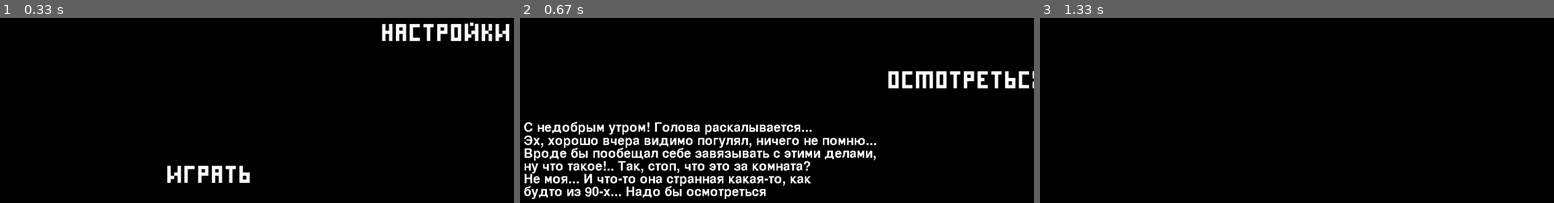
Above: before the commit, frames 1-3 (left to right).
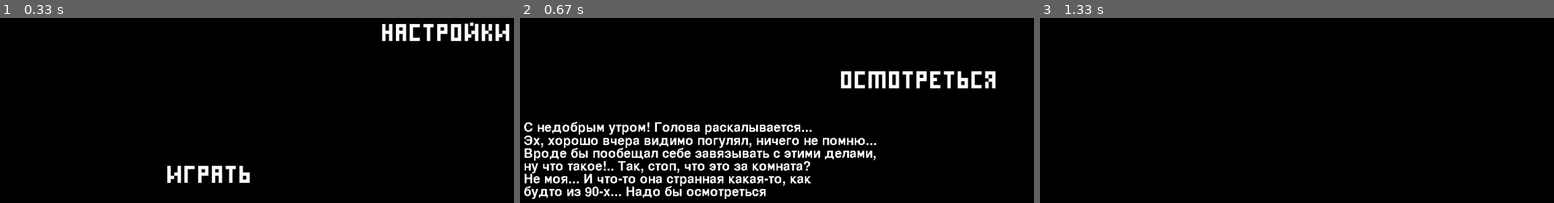
Above: after the commit, the same moments.

Repository: justxale/pygame-cyphered
Game: pygame game, started from main.py
Same seed, same stepped clock (60 frames per second), same inputs: the game is played once before the commit and once after it.
Inputs (mouse positions are in pixels of both pictures, inside the frame that each line leads up to):
- Up to frame 1 (0.33 s): no input
- Up to frame 2 (0.67 s): click (730, 173) at 0.38 s
- Up to frame 3 (1.33 s): click "Осмотреться" at 0.72 s

Frame 1 is identical in both runs. In frame 2, 2.0% of the frame differs, in the area x 62-100%, y 28-39%; in frame 3, nothing differs.

Commit message:
Музыка, недоделанные настройки

Diff:
--- a/main.py
+++ b/main.py
@@ -62,7 +62,7 @@
                         settings_button_clicked = True
                         break
 
-        jump_button = get_component_button(1280, 720, "Прыжок", font_size=30, step_x=-150)
+        jump_button = get_component_button(1280, 720, "Прыжок", font_size=30, step_x=-170, fontt='./Resources/font.ttf')
         rightleft_button = get_component_button(1280, 720, "Управление кнопками влево-вправо", step_x=300,
                                                 font_size=35, fontt='./Resources/font.ttf')
         while settings_button_clicked and running:
@@ -70,7 +70,7 @@
             color_music_button = 'green'
             if music == 'on':
                 color_music_button = 'red'
-            music_button = get_component_button(1280, 720, "Музыка", color=color_music_button, step_x=-400,
+            music_button = get_component_button(1280, 720, "Музыка", color=color_music_button, step_x=-430,
                                                 font_size=35, fontt='./Resources/font.ttf')
             pygame.draw.rect(screen, (0, 0, 0), music_button[2])
             screen.blit(music_button[0], music_button[1])
@@ -91,7 +91,7 @@
                         if music_button[2].collidepoint(mouse_pos):
                             if music == 'on':
                                 music = 'off'
-                                music_button = get_component_button(1280, 720, "Музыка", color="red", step_x=-400,
+                                music_button = get_component_button(1280, 720, "Музыка", color="red", step_x=-430,
                                                                     font_size=35, fontt='./Resources/font.ttf')
                                 pygame.draw.rect(screen, (0, 0, 0), music_button[2])
                                 screen.blit(music_button[0], music_button[1])
@@ -99,7 +99,7 @@
                                 music = 'on'
                                 screen.fill(pygame.Color('black'), (music_button[3], music_button[4], music_button[5],
                                                                     music_button[6]))
-                                music_button = get_component_button(1280, 720, "Музыка", color="green", step_x=-400,
+                                music_button = get_component_button(1280, 720, "Музыка", color="green", step_x=-430,
                                                                     font_size=35, fontt='./Resources/font.ttf')
                                 pygame.draw.rect(screen, (0, 0, 0), music_button[2])
                                 screen.blit(music_button[0], music_button[1])
@@ -111,18 +111,18 @@
     while not background_lookaround_button_clicked and running:
 
         screen.fill((0, 0, 0))
-        background_lookaround_button = get_component_button(1280, 720, "Осмотреться", step_x=500, step_y=-200,
+        background_lookaround_button = get_component_button(1280, 720, "Осмотреться", step_x=400, step_y=-200,
                                                             fontt='./Resources/font.ttf')
         pygame.draw.rect(screen, (0, 0, 0), background_lookaround_button[2])
         screen.blit(background_lookaround_button[0], background_lookaround_button[1])
 
-        font = pygame.font.SysFont(None, 40)
+        fontt = pygame.font.SysFont('./Resources/font.ttf', 40)
         multiple_text_discpl(screen, """        С недобрым утром! Голова раскалывается...
         Эх, хорошо вчера видимо погулял, ничего не помню...
         Вроде бы пообещал себе завязывать с этими делами,
         ну что такое!.. Так, стоп, что это за комната?
         Не моя... И что-то она странная какая-то, как
-        будто из 90-х... Надо бы осмотреться""", (140, 250), font)
+        будто из 90-х... Надо бы осмотреться""", (140, 250), fontt)
 
         pygame.display.flip()
 
